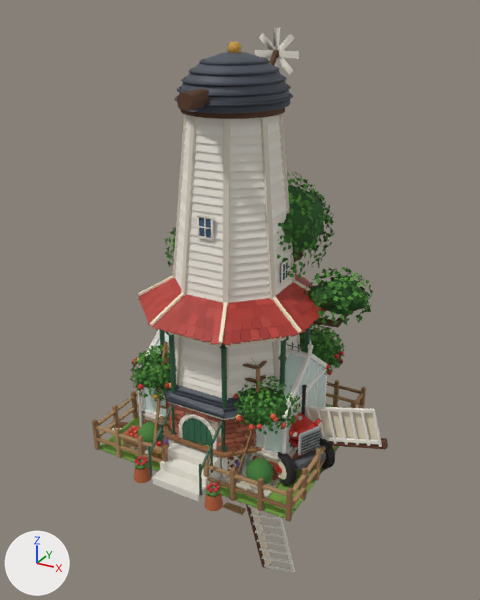
The glTF model 3d/models/decor.glb as it was, and as the next commit left it.
The view is the same before and after, from a 50 mm camera at (5.29, -9.38, 7.49) aimed at (-0.04, 0.31, 2.64). Lighting does not change. The marker at lower left points along +X, +Y and +Z. The picture after the commit comes second. Where no turn or scale is listed for an object, it has been applied to the vertices.

The scene before the commit, as lines of its bpy script (objects in view):
```python
me_bandstand = bpy.data.meshes.new('bandstand')
me_bandstand.from_pydata(...)  # 9069 vertices, 15080 faces; spans x -1.61..1.61, y -1.87..1.87, z -2.22..2.22
# faces by material slot: [1400, 13394, 242, 44]
me_bandstand.materials.append(mat_matte)
me_bandstand.materials.append(mat_satin)
me_bandstand.materials.append(mat_gloss)
me_bandstand.materials.append(mat_glow)
me_orchard = bpy.data.meshes.new('orchard')
me_orchard.from_pydata(...)  # 21554 vertices, 23528 faces; spans x -2.0..2.0, y -1.78..1.78, z -1.06..1.06
# faces by material slot: [14644, 8884]
me_orchard.materials.append(mat_matte)
me_orchard.materials.append(mat_satin)
me_tree_house = bpy.data.meshes.new('tree_house')
me_tree_house.from_pydata(...)  # 12226 vertices, 11972 faces; spans x -2.07..2.07, y -1.84..1.84, z -2.51..2.51
# faces by material slot: [10964, 860, 136, 12]
me_tree_house.materials.append(mat_matte)
me_tree_house.materials.append(mat_satin)
me_tree_house.materials.append(mat_window)
me_tree_house.materials.append(mat_glow)
ob_bandstand = bpy.data.objects.new('bandstand', me_bandstand)
ob_bandstand.location = (0.0, -0.26, 2.22)
ob_orchard = bpy.data.objects.new('orchard', me_orchard)
ob_orchard.location = (0.0, 0.04, 1.05)
ob_tree_house = bpy.data.objects.new('tree_house', me_tree_house)
ob_tree_house.location = (0.23, 0.42, 2.51)
# also in view: 'sails' at (0.0, -0.05, 0.0); 'fountain' at (0.0, 0.0, 0.9); 'greenhouse' at (0.0, -0.02, 1.19); 'tractor' at (0.06, 0.21, 0.8); 'windmill' at (0.0, 0.05, 3.58)
```
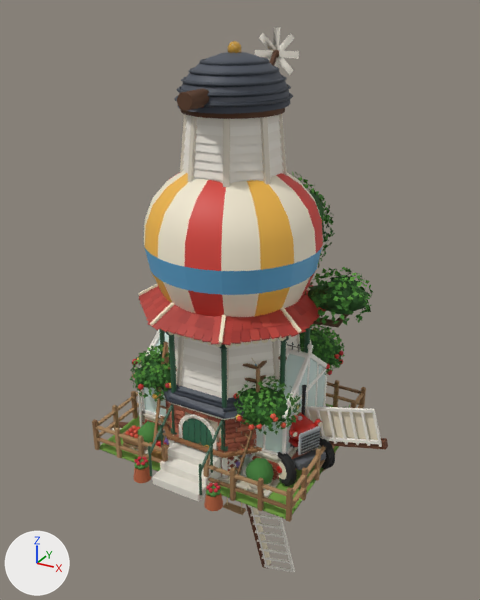
What changed in the scene script:
```text
Add me_hot_air_balloon_float:
    me_hot_air_balloon_float.from_pydata(...)  # 2150 vertices, 3716 faces; spans x -1.51..1.51, y -1.51..1.51, z -2.72..2.72
    # faces by material slot: [1744, 1692, 180, 100]
    me_hot_air_balloon_float.materials.append(mat_satin)
    me_hot_air_balloon_float.materials.append(mat_matte)
    me_hot_air_balloon_float.materials.append(mat_metal)
    me_hot_air_balloon_float.materials.append(mat_glow)
Add ob_hot_air_balloon_float:
    ob_hot_air_balloon_float = bpy.data.objects.new('hot_air_balloon_float', me_hot_air_balloon_float)
    ob_hot_air_balloon_float.location = (0.0, 0.0, 2.55)
```

Boxes (x1, y1, x2, y2) around the edits, measured in the pictures (480 x 600 px):
'hot_air_balloon_float', added
    after: (144, 171, 323, 317)
